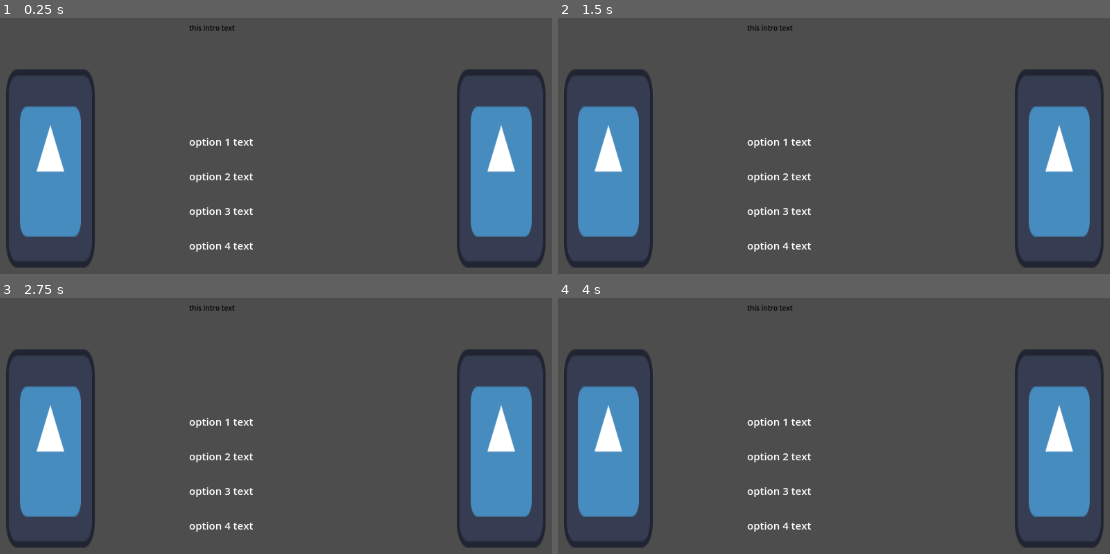
Above: before the commit, frames 1-4 (two rows, left to right).
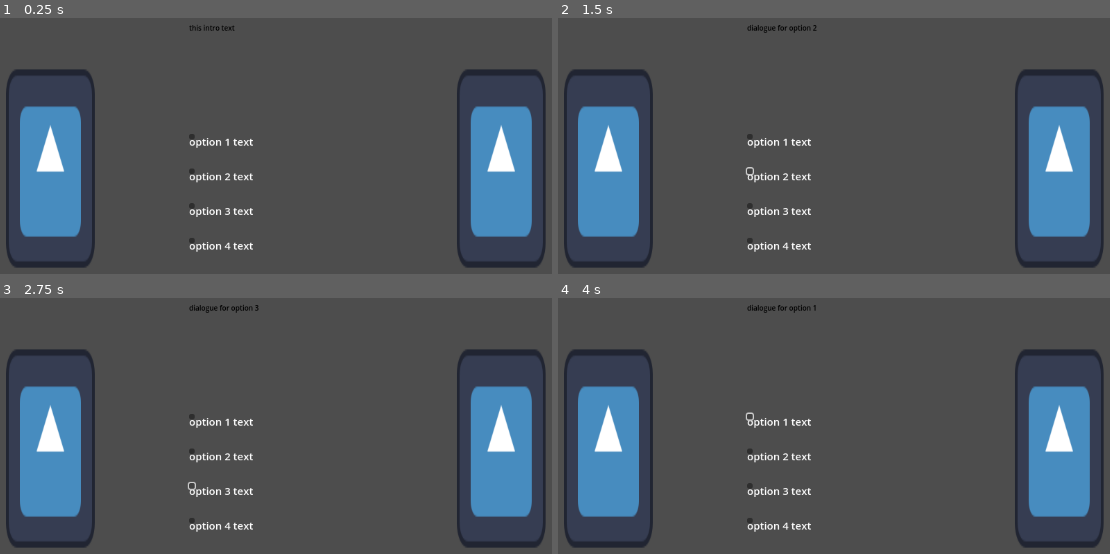
Above: after the commit, the same moments.

Repository: philip-thomson/DMD-Project
Game: Godot game, scene res://game_manager.tscn
The game is run twice, just before and just after one commit, with the same random seed, the same clock (stepped at 60 frames per second) and the same inputs. The engine's default icon, where the game draws it, is replaced by a stand-in: a white triangle on a blue panel in a dark square.
Inputs (mouse positions are in pixels of both pictures, inside the frame that each line leads up to):
- Up to frame 1 (0.25 s): no input
- Up to frame 2 (1.5 s): click (751, 135) at 0.52 s; click (751, 171) at 1.27 s
- Up to frame 3 (2.75 s): click (193, 484) at 2.02 s
- Up to frame 4 (4 s): click (751, 520) at 2.77 s; click (751, 415) at 3.52 s

The runs differ from the first frame. In frame 1, less than 0.1% of the frame differs, in the area x 34-36%, y 45-88%; in frame 2, 0.2%, in the area x 34-47%, y 2-88%; in frame 3, 0.2%; in frame 4, 0.2%.
Error after the commit: Trying to assign value of type 'RichTextLabel' to a variable of type 'Button'. (res://game_manager.gd:19)

Commit message:
added button stuff that allows us to change dialogue options

Diff:
--- a/game_manager.gd
+++ b/game_manager.gd
@@ -16,6 +16,10 @@
 @onready var botton_2: RichTextLabel = $botton2
 @onready var botton_3: RichTextLabel = $botton3
 @onready var botton_4: RichTextLabel = $botton4
+@onready var botton1Interaction: Button = $botton1
+@onready var botton2Interaction: Button = $botton2
+@onready var botton3Interaction: Button = $botton3
+@onready var botton4Interaction: Button = $botton4
 
 
 
@@ -58,6 +62,25 @@
 	# run the file_to_array on the raw_text_file
 	TextDialogueArray = file_to_array(raw_dialogue_file)
 	textBottonArray = file_to_array(raw_botton_file)
+	actual_dialogue = TextDialogueArray[0]
+	actualText1 = textBottonArray[0]
+	actualText2 = textBottonArray[1]
+	actualText3 = textBottonArray[2]
+	actualText4 = textBottonArray[3]
+
+
+
+func _on_button_1_pressed() -> void:
+	actual_dialogue = TextDialogueArray[1]
+
+func _on_button_2_pressed() -> void:
+	actual_dialogue = TextDialogueArray[2]
+
+func _on_button_3_pressed() -> void:
+	actual_dialogue = TextDialogueArray[3]
+
+func _on_button_4_pressed() -> void:
+	actual_dialogue = TextDialogueArray[4]
 
 # function that works on every frame that is being shown
 func _process(delta: float) -> void:
@@ -66,11 +89,6 @@
 	tags_bottons = "[color=#ffffff][font_size=15]"
 
 	# displaying the text as spesific line
-	actual_dialogue = TextDialogueArray[0]
-	actualText1 = textBottonArray[0]
-	actualText2 = textBottonArray[1]
-	actualText3 = textBottonArray[2]
-	actualText4 = textBottonArray[3]
 
 	# combining the elements and the text together
 	dialogue.text = tags_dialogue + actual_dialogue
--- a/game_manager.tscn
+++ b/game_manager.tscn
@@ -9,8 +9,8 @@
 [node name="dialogue" type="RichTextLabel" parent="."]
 offset_left = 450.0
 offset_top = 140.0
-offset_right = 699.0
-offset_bottom = 284.0
+offset_right = 700.0
+offset_bottom = 290.0
 bbcode_enabled = true
 
 [node name="botton1" type="RichTextLabel" parent="."]
@@ -50,3 +50,39 @@
 position = Vector2(250, 350)
 scale = Vector2(1, 2.23438)
 texture = ExtResource("2_smx3j")
+
+[node name="Button1" type="Button" parent="."]
+offset_left = 450.0
+offset_top = 300.0
+offset_right = 458.0
+offset_bottom = 308.0
+
+[node name="Button2" type="Button" parent="."]
+offset_left = 450.0
+offset_top = 350.0
+offset_right = 458.0
+offset_bottom = 358.0
+
+[node name="Button3" type="Button" parent="."]
+offset_left = 450.0
+offset_top = 400.0
+offset_right = 458.0
+offset_bottom = 408.0
+
+[node name="Button4" type="Button" parent="."]
+offset_left = 450.0
+offset_top = 450.0
+offset_right = 458.0
+offset_bottom = 458.0
+
+[connection signal="pressed" from="Button1" to="." method="_on_button_1_pressed"]
+[connection signal="pressed" from="Button1" to="." method="_on_button_pressed"]
+[connection signal="pressed" from="Button2" to="." method="_on_button_1_pressed"]
+[connection signal="pressed" from="Button2" to="." method="_on_button_pressed"]
+[connection signal="pressed" from="Button2" to="." method="_on_button_2_pressed"]
+[connection signal="pressed" from="Button3" to="." method="_on_button_1_pressed"]
+[connection signal="pressed" from="Button3" to="." method="_on_button_3_pressed"]
+[connection signal="pressed" from="Button3" to="." method="_on_button_pressed"]
+[connection signal="pressed" from="Button4" to="." method="_on_button_1_pressed"]
+[connection signal="pressed" from="Button4" to="." method="_on_button_4_pressed"]
+[connection signal="pressed" from="Button4" to="." method="_on_button_pressed"]
--- /dev/null
+++ b/hit_box_botton_1.gd
@@ -0,0 +1 @@
+extends Button
Not shown, added: hit_box_botton_1.gd.uid
